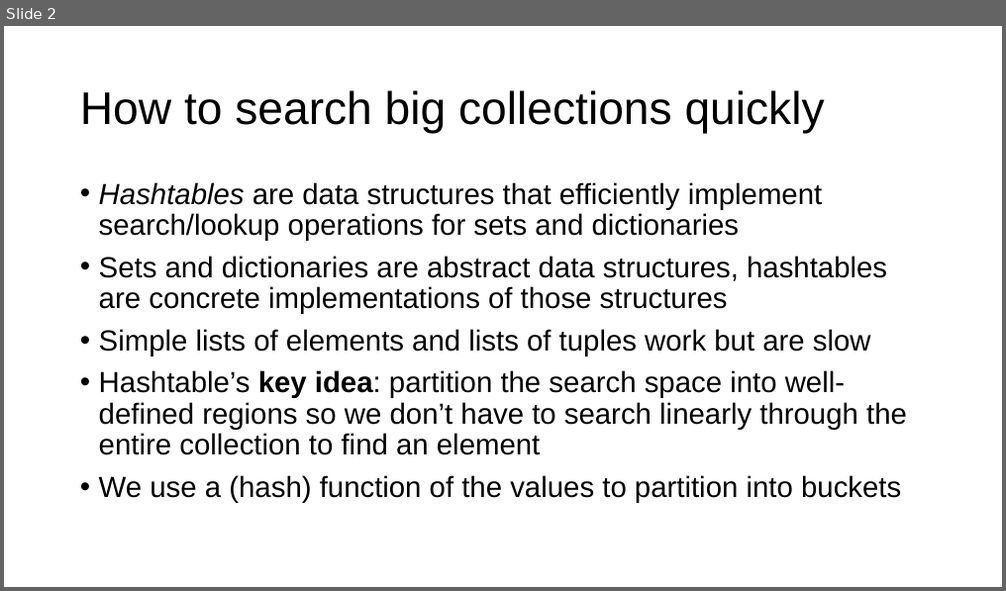
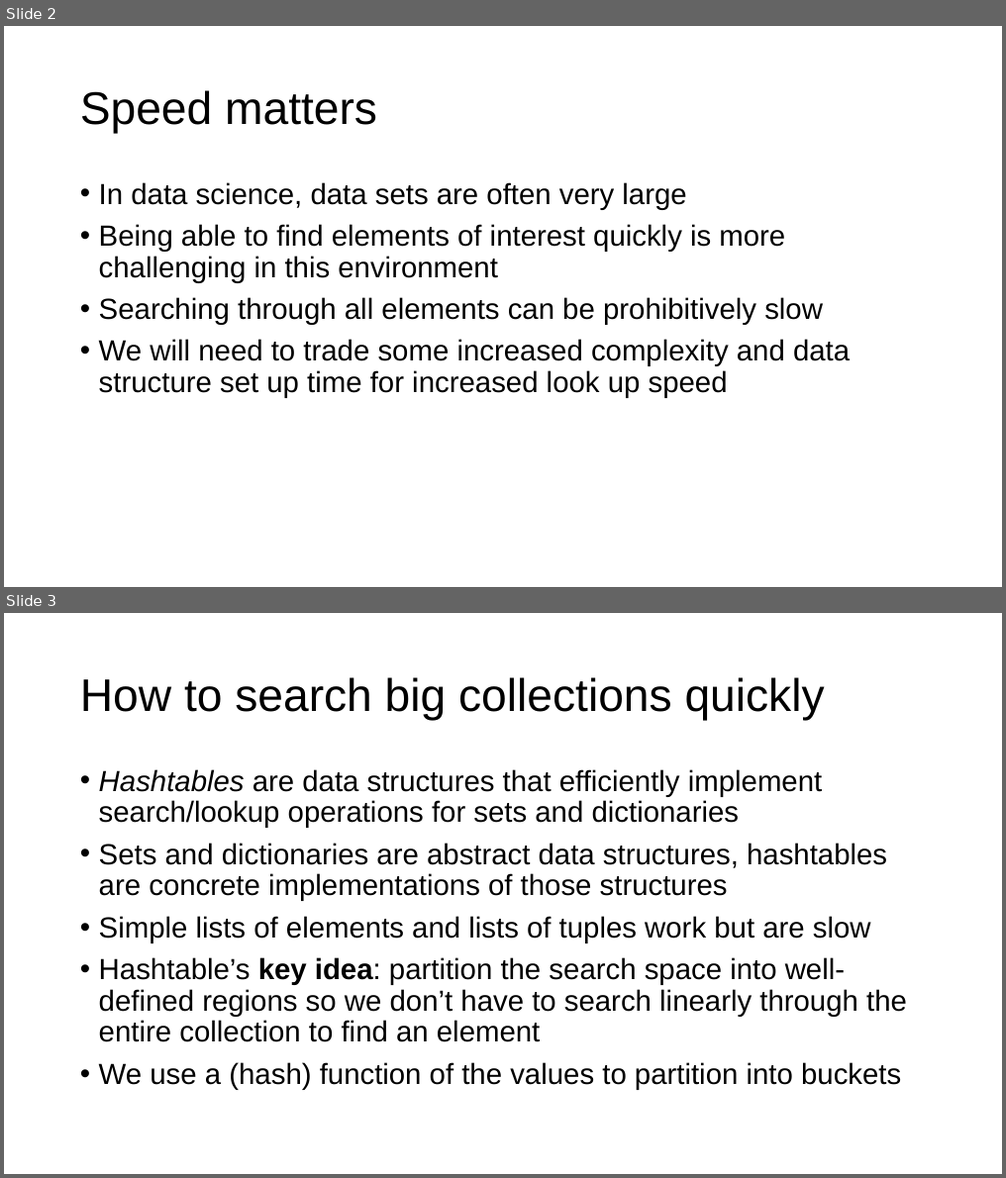
Before and after one commit to parrt/msds692, a slide deck: notes/hashtable.pptx. Shown one above the other, each under a label of ours: slide 2 before the commit, slides 2 and 3 after it. The pictures are 1006x591 and 1006x1178 pixels, drawn with LibreOffice and Linux fonts; fonts in the diff are those of the drawing; background and template pictures are left out. Boxes give left, top, right and bottom in pixels: in the first picture for what was removed or moved away, otherwise in the second. Text is boxed around its words. In the diff, an @@ line names an element or a change of style, - is before the commit and + after.

```diff
--- a/notes/hashtable.pptx
+++ b/notes/hashtable.pptx
@@ slide 2 added at (x1=4, y1=26, x2=1002, y2=587), background #FFFFFF @@
@@ title added at (x1=80, y1=90, x2=377, y2=134), 44 pt, text #000000 @@
+Speed matters
@@ text added at (x1=99, y1=182, x2=849, y2=398), 28 pt, text #000000 @@
+• In data science, data sets are often very large
+• Being able to find elements of interest quickly is more challenging in this environment
+• Searching through all elements can be prohibitively slow
+• We will need to trade some increased complexity and data structure set up time for increased look up speed
@@ what was slide 2 is now slide 3 @@
```
Also in this commit, not shown: 3 other files.
